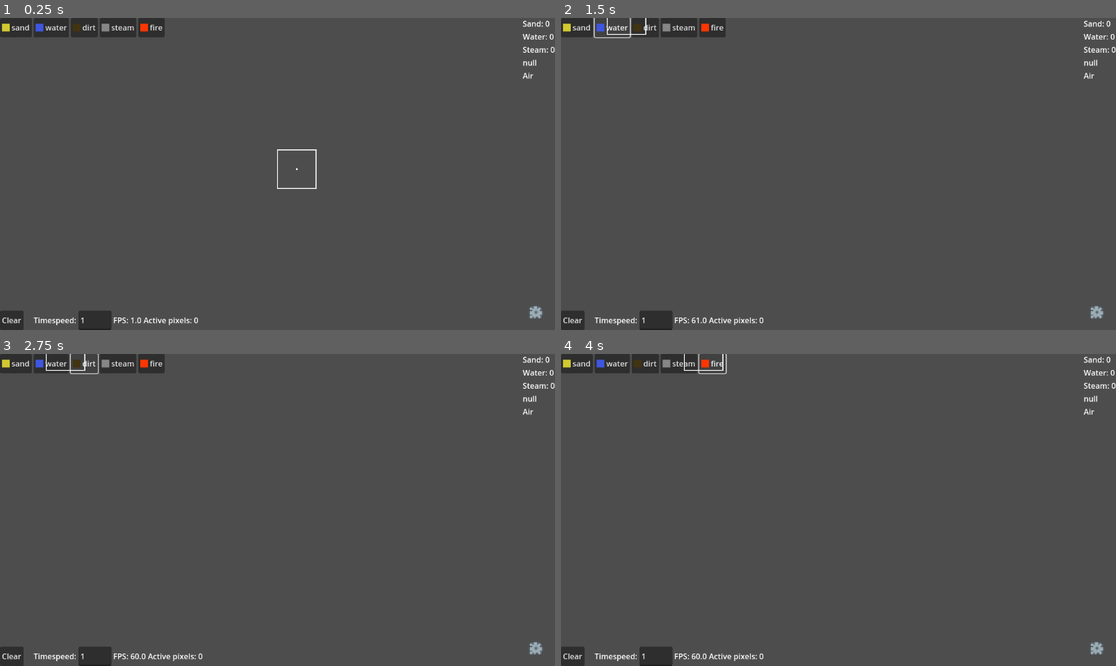
Above: before the commit, frames 1-4 (two rows, left to right).
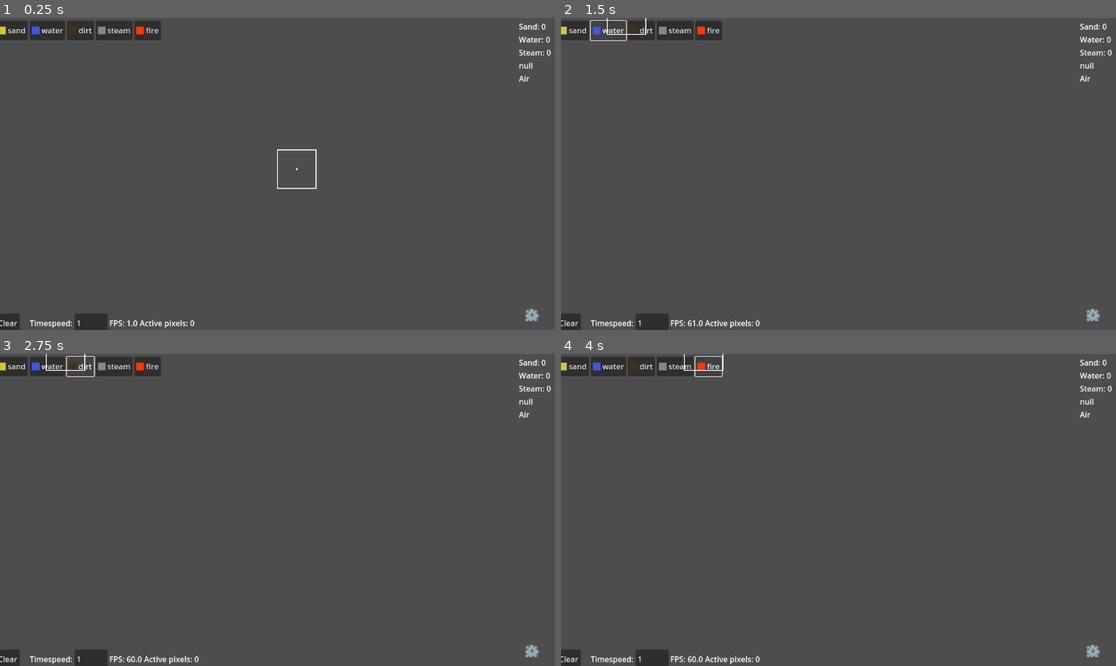
Above: after the commit, the same moments.

Repository: Abunanapro/Celullular-Automaton-Godot
Game: Godot game, scene res://Scenes/Game.tscn
Same seed, same stepped clock (60 frames per second), same inputs: the game is played once before the commit and once after it.
Inputs:
- Up to frame 1 (0.25 s): no input
- Up to frame 2 (1.5 s): click "sand" at 0.5 s; click "water" at 1.25 s
- Up to frame 3 (2.75 s): click "dirt" at 2 s
- Up to frame 4 (4 s): click "steam" at 2.75 s; click "fire" at 3.5 s

The runs differ from the first frame. In frame 1, 2.2% of the frame differs, in the area x 0-100%, y 0-100%; in frame 2, 2.2%; in frame 3, 2.2%; in frame 4, 2.2%.

Commit message:
I added chunks they are still kind of buggy tho
Rework of a big part of the code so I can add chunks, next commit im changing almost thee whole way the code saves the grid, because I have to have my own grid to use multithreading, I can't acces tilemap with multithreading, only I will use tilemap to paint the screen.

Diff:
--- a/Scenes/Game.tscn
+++ b/Scenes/Game.tscn
@@ -118,6 +118,10 @@
 anchors_preset = 15
 anchor_right = 1.0
 anchor_bottom = 1.0
+offset_left = -8.0
+offset_top = 6.0
+offset_right = -8.0
+offset_bottom = 6.0
 grow_horizontal = 2
 grow_vertical = 2
 size_flags_horizontal = 4
--- a/Scripts/sandsystem.gd
+++ b/Scripts/sandsystem.gd
@@ -1,7 +1,11 @@
 extends Node
+
 var brush=5 #id of the material selected
 var brush_size=1
 var brushtemp= 0 #temperature of brush
+
+const CHUNK_SIZE = 16
+
 const ID_SAND  = 1
 const ID_WATER =2
 const ID_DIRT  = 3
@@ -14,14 +18,17 @@
 const MaterialNames=["0","Sand","Water","Dirt","Steam","Fire","Wood","Air"]#names  of each material related to id, always keep the 0 and the air names so this works porperly
 #-----
 #FIRE RELATED THINGS
-var fire_lifespan: Dictionary = {} # Vector2i -> int (ticks remaining)
-const FlammableList = [ID_DIRT]    # add any other IDs you want fire to consume
+var fire_lifespan: Dictionary = {} #  (ticks remaining)
+const FlammableList = [ID_DIRT]    # what fire consumes
 const FIRE_MIN_LIFE = 15
 const FIRE_MAX_LIFE = 35
 const FIRE_SPREAD_CHANCE = 0.05    # chance per tick to ignite an eligible neighbor
 const FIRE_EXTINGUISH_ON_WATER = true
 #------
+var grid: Dictionary = {}
 var temperature_map: Dictionary = {}
+var active_chunks: Dictionary = {}
+var next_active_chunks: Dictionary = {}
 var holding= false
 var holdingDelete=false
 var delete=false
@@ -82,6 +89,25 @@
 var pan_speed = 1500.0
 #updates
 @onready var updates=0
+
+#EXTREMLEY IMPORTANT FUNCTIONS! to pass this from one thread to multiple threads, bcs I have to change the way the simulations saves the tilemap, because if I multithread I can't acces tilemap :C
+func grid_get_id(cell: Vector2i) -> int:
+	if grid.has(cell):
+		return grid[cell]["id"]
+	return -1
+
+func grid_get_alt(cell: Vector2i) -> int:
+	if grid.has(cell):
+		return grid[cell]["alt"]
+	return 0
+
+func grid_set(cell: Vector2i, id: int, alt: int) -> void:
+	if id == -1:
+		grid.erase(cell)
+	else:
+		grid[cell] = {"id": id, "alt": alt}
+
+
 func _ready() -> void:
 
 	timer.timeout.connect(_on_timer_timeout) #this makes shure the signal is conneted ti timer
@@ -164,6 +190,7 @@
 				var pos = tilexy + Vector2i(n - offset, i - offset)
 				tilemap.set_cell(pos, brush,Vector2i(0,0) ,randi_range(0, 3))
 				temperature_map[pos] = brushtemp
+				wake_cell(pos)
 
 	# WASD pan
 	var dir = Vector2(int(Input.is_key_pressed(KEY_A))-int(Input.is_key_pressed(KEY_D)),int(Input.is_key_pressed(KEY_W))-int(Input.is_key_pressed(KEY_S)))
@@ -214,13 +241,13 @@
 			brush=lastmaterialbrush
 
 			updatebrush()
-
+			wake_cell(tilexy)
 			tilemap.set_cell(tilexy,brush,Vector2i(0,0))
 
 		if event.button_index == MOUSE_BUTTON_RIGHT:
 			holdingDelete = event.pressed
 			tilemap.set_cell(tilexy,brush,Vector2i(-1,-1))
-
+			wake_cell(tilexy)
 			delete=true
 			updatebrush()
 
@@ -242,6 +269,20 @@
 			canvasscaleslider.value = max(0.1, canvasscaleslider.value - 0.1)
 #----------------------------------------------------------------
 #Usefull FUNCTIONSS!!! i need this because I have to adapt the code to the new temperature map
+
+#Cell_to_chunk function, this calculates on wich chunk this cell is located
+func cell_to_chunk(cell: Vector2i)->Vector2i:
+	var chunk_x = floori(float(cell.x) / CHUNK_SIZE)
+	var chunk_y = floori(float(cell.y) / CHUNK_SIZE)
+	return Vector2i(chunk_x, chunk_y)
+#this function wakes up surrounding cells
+func wake_cell(cell: Vector2i)->void:
+	for dx in [-1, 0, 1]:      # dx = desplazamiento en X: -1 (izq), 0 (centro), 1 (der)
+		for dy in [-1, 0, 1]:  # dy = desplazamiento en Y: -1 (arriba), 0 (centro), 1 (abajo)
+			var neighborcell = cell + Vector2i(dx, dy)
+			var chunk = cell_to_chunk(neighborcell)
+			# Marcamos ese chunk como "activo para el próximo tick"
+			next_active_chunks[chunk] = true
 
 # Moves a material from `from` to `to`, carrying its temperature with it.
 #
@@ -250,6 +291,10 @@
 	temperature_map[to] = temperature_map.get(from, 20)
 	tilemap.set_cell(from, -1)
 	temperature_map.erase(from)
+
+	wake_cell(from)
+	wake_cell(to)
+
 
 # Swaps two materials' tiles AND their temperatures.
 # usefull for temperature
@@ -266,6 +311,9 @@
 	temperature_map[a] = b_temp
 	temperature_map[b] = a_temp
 
+	wake_cell(a)
+	wake_cell(b)
+
 
 func simulate_powder(cell: Vector2i, ID: int, dir: Vector2i, ProccesedCells: Dictionary) -> void:
 	var density = DensityList[ID - 1]
@@ -279,10 +327,14 @@
 	#case 1 just falling without being blocked by anything
 	if tilemap.get_cell_source_id(fwd)==-1 and not ProccesedCells.has(fwd) and not ProccesedCells.has(cell):
 		move_material(cell,fwd,ID,variation)
+		ProccesedCells[cell]=true
+		ProccesedCells[fwd]=true
 		return
 	#case 2 where we want to move to is occupied by something LESS dense
 	if tilemap.get_cell_source_id(fwd)!=-1 and DensityList[tilemap.get_cell_source_id(fwd) - 1]< density and not ProccesedCells.has(fwd) and not ProccesedCells.has(cell):
 		swap_material(cell,fwd)
+		ProccesedCells[cell]=true
+		ProccesedCells[fwd]=true
 		return
 	#case 3 where we want to move to is occupuied by a denser or same density material
 	if randi_range(0, 1) == 1:
@@ -367,92 +419,124 @@
 
 
 func _on_timer_timeout() -> void:
-
+	print("Chunks activos: ", active_chunks.size())
 	updateslabel.text=("Active pixels: "+str(updates))
 	updates=0
 	var ProccesedCells = {} #this just prevents cells from overwiring
-	var cells:Array
-	#automatically calculates active pixel ammount
-	for x in range(ActiveMaterialList.size()):
-		cells =cells + tilemap.get_used_cells_by_id(ActiveMaterialList[x])
-	#cells = tilemap.get_used_cells_by_id(1)+tilemap.get_used_cells_by_id(2)+tilemap.get_used_cells_by_id(4)
-
-
-	SandUpdates=0
-	WaterUpdates=0
-	SteamUpdates=0
-	for cell in cells:
-
-		updates=updates+1
-		var up = cell + Vector2i(0, -1)
-		var down = cell + Vector2i(0, 1)
-		var right_bottom = cell + Vector2i(1, 1)
-		var left_bottom = cell + Vector2i(-1, 1)
-		var left = cell + Vector2i(-1, 0)
-		var right = cell + Vector2i(1, 0)
-
-		if not ProccesedCells.has(cell):
-			match tilemap.get_cell_source_id(cell):
-				ID_SAND:
-					simulate_powder(cell,ID_SAND,Vector2i(0,1),ProccesedCells)
-					SandUpdates=SandUpdates+1
-
-
-				ID_WATER:
-					simulate_fluid(cell,ID_WATER,Vector2i(0,1),ProccesedCells)
-					WaterUpdates=WaterUpdates+1
-
-
-				ID_STEAM:
-					simulate_fluid(cell,ID_STEAM,Vector2i(0,-1),ProccesedCells)
-					SteamUpdates=SteamUpdates+1
-
-				ID_FIRE:
-					var ID = ID_FIRE
-					var variation = tilemap.get_cell_alternative_tile(cell)
-
-					# --- lifespan tracking ---
-					if not fire_lifespan.has(cell):
-						fire_lifespan[cell] = randi_range(FIRE_MIN_LIFE, FIRE_MAX_LIFE)
-					fire_lifespan[cell] -= 1 #we make the fire lose life each tick
-					# extinguish once lifespan runs out
-					if fire_lifespan[cell] <= 0:
-						tilemap.set_cell(cell, -1)#turns into air
-						temperature_map.erase(cell)#
-						fire_lifespan.erase(cell)
-						ProccesedCells[cell] = true
-					else:
-						var neighbors = [up, down, left, right, cell+Vector2i(1,-1), cell+Vector2i(-1,-1), cell+Vector2i(1,1), cell+Vector2i(-1,1)]
-						var extinguished = false
-						# check for water touching this fire -> put it out, turn to steam
-						if FIRE_EXTINGUISH_ON_WATER:
-							for n in neighbors:
-								if tilemap.get_cell_source_id(n) == ID_WATER:
-									tilemap.set_cell(cell, ID_STEAM, Vector2i(0,0), randi_range(0,3))
-									temperature_map[cell] = 100
-									fire_lifespan.erase(cell)
-									ProccesedCells[cell] = true
-									extinguished = true
-									break
-						if not extinguished:
-							# try to ignite a random flammable neighbor
-							neighbors.shuffle()#rondomizes neighbor order
-							for n in neighbors:
-								var n_id = tilemap.get_cell_source_id(n)
-								if n_id in FlammableList and not ProccesedCells.has(n) and not fire_lifespan.has(n):
-									if randf() < FIRE_SPREAD_CHANCE:
-										tilemap.set_cell(n, ID_FIRE, Vector2i(0,0), randi_range(0,3))
-										fire_lifespan[n] = randi_range(FIRE_MIN_LIFE, FIRE_MAX_LIFE)
-										temperature_map[n] = 400
-										ProccesedCells[n] = true
-										break # one ignite per tick keeps spread readable, remove to make it more aggressive
-							# visual flicker: randomize the alt tile every tick so it changes color
-							tilemap.set_cell(cell, ID, Vector2i(0,0), randi_range(0,3))
-							# slightly goes upp
-							if randf() < 0.4 and tilemap.get_cell_source_id(up) == -1 and not ProccesedCells.has(up) and not ProccesedCells.has(cell):
-								tilemap.set_cell(cell, -1)
-								tilemap.set_cell(up, ID, Vector2i(0,0), randi_range(0,3))
-								fire_lifespan[up] = fire_lifespan[cell]
-								fire_lifespan.erase(cell)
-								temperature_map[up] = temperature_map.get(cell, 400)
-							ProccesedCells[cell] = true
+
+	for chunk_coord in active_chunks.keys():
+		#calculates the start of the chunk
+		var initial_x = chunk_coord.x * CHUNK_SIZE
+		var initial_y = chunk_coord.y * CHUNK_SIZE
+		#simulate the chunk
+		for x in range(CHUNK_SIZE):
+			for y in range(CHUNK_SIZE):
+				var cell = Vector2i(initial_x + x, initial_y + y)
+				if ProccesedCells.has(cell):
+					continue #skip already proccesed cells
+				match tilemap.get_cell_source_id(cell):
+					ID_SAND:
+						simulate_powder(cell,ID_SAND,Vector2i(0,1),ProccesedCells)
+						SandUpdates=SandUpdates+1
+
+
+					ID_WATER:
+						simulate_fluid(cell,ID_WATER,Vector2i(0,1),ProccesedCells)
+						WaterUpdates=WaterUpdates+1
+
+
+					ID_STEAM:
+						simulate_fluid(cell,ID_STEAM,Vector2i(0,-1),ProccesedCells)
+						SteamUpdates=SteamUpdates+1
+	active_chunks = next_active_chunks
+	next_active_chunks = {}
+	#
+	#var cells:Array
+	#
+	##automatically calculates active pixel ammount
+	#for x in range(ActiveMaterialList.size()):
+		#cells =cells + tilemap.get_used_cells_by_id(ActiveMaterialList[x])
+	##cells = tilemap.get_used_cells_by_id(1)+tilemap.get_used_cells_by_id(2)+tilemap.get_used_cells_by_id(4)
+	#
+	#
+	#SandUpdates=0
+	#WaterUpdates=0
+	#SteamUpdates=0
+	#for cell in cells:
+		#
+		#updates=updates+1
+		#var up = cell + Vector2i(0, -1)
+		#var down = cell + Vector2i(0, 1)
+		#var right_bottom = cell + Vector2i(1, 1)
+		#var left_bottom = cell + Vector2i(-1, 1)
+		#var left = cell + Vector2i(-1, 0)
+		#var right = cell + Vector2i(1, 0)
+		#
+		#if not ProccesedCells.has(cell):
+			#match tilemap.get_cell_source_id(cell):
+				#ID_SAND:
+					#simulate_powder(cell,ID_SAND,Vector2i(0,1),ProccesedCells)
+					#SandUpdates=SandUpdates+1
+					#
+					#
+				#ID_WATER:
+					#simulate_fluid(cell,ID_WATER,Vector2i(0,1),ProccesedCells)
+					#WaterUpdates=WaterUpdates+1
+					#
+#
+				#ID_STEAM:
+					#simulate_fluid(cell,ID_STEAM,Vector2i(0,-1),ProccesedCells)
+					#SteamUpdates=SteamUpdates+1
+					#
+				#ID_FIRE:
+					#var ID = ID_FIRE
+					#var variation = tilemap.get_cell_alternative_tile(cell)
+#
+					## --- lifespan tracking ---
+					#if not fire_lifespan.has(cell):
+						#fire_lifespan[cell] = randi_range(FIRE_MIN_LIFE, FIRE_MAX_LIFE)
+					#fire_lifespan[cell] -= 1 #we make the fire lose life each tick
+					## extinguish once lifespan runs out
+					#if fire_lifespan[cell] <= 0:
+						#tilemap.set_cell(cell, -1)#turns into air
+						#temperature_map.erase(cell)#
+						#fire_lifespan.erase(cell)
+						#ProccesedCells[cell] = true
+					#else:
+						#var neighbors = [up, down, left, right, cell+Vector2i(1,-1), cell+Vector2i(-1,-1), cell+Vector2i(1,1), cell+Vector2i(-1,1)]
+						#var extinguished = false
+						## check for water touching this fire -> put it out, turn to steam
+						#if FIRE_EXTINGUISH_ON_WATER:
+							#for n in neighbors:
+								#if tilemap.get_cell_source_id(n) == ID_WATER:
+									#tilemap.set_cell(cell, ID_STEAM, Vector2i(0,0), randi_range(0,3))
+									#temperature_map[cell] = 100
+									#fire_lifespan.erase(cell)
+									#ProccesedCells[cell] = true
+									#extinguished = true
+									#break
+						#if not extinguished:
+							#wake_cell(cell)
+							## try to ignite a random flammable neighbor
+							#neighbors.shuffle()#rondomizes neighbor order
+							#for n in neighbors:
+								#var n_id = tilemap.get_cell_source_id(n)
+								#if n_id in FlammableList and not ProccesedCells.has(n) and not fire_lifespan.has(n):
+									#if randf() < FIRE_SPREAD_CHANCE:
+										#tilemap.set_cell(n, ID_FIRE, Vector2i(0,0), randi_range(0,3))
+										#fire_lifespan[n] = randi_range(FIRE_MIN_LIFE, FIRE_MAX_LIFE)
+										#temperature_map[n] = 400
+										#ProccesedCells[n] = true
+										#break # one ignite per tick keeps spread readable, remove to make it more aggressive
+							## visual flicker: randomize the alt tile every tick so it changes color
+							#tilemap.set_cell(cell, ID, Vector2i(0,0), randi_range(0,3))
+							## slightly goes upp
+							#if randf() < 0.4 and tilemap.get_cell_source_id(up) == -1 and not ProccesedCells.has(up) and not ProccesedCells.has(cell):
+								#tilemap.set_cell(cell, -1)
+								#tilemap.set_cell(up, ID, Vector2i(0,0), randi_range(0,3))
+								#fire_lifespan[up] = fire_lifespan[cell]
+								#fire_lifespan.erase(cell)
+								#temperature_map[up] = temperature_map.get(cell, 400)
+								#wake_cell(up)
+							#ProccesedCells[cell] = true
+								#
